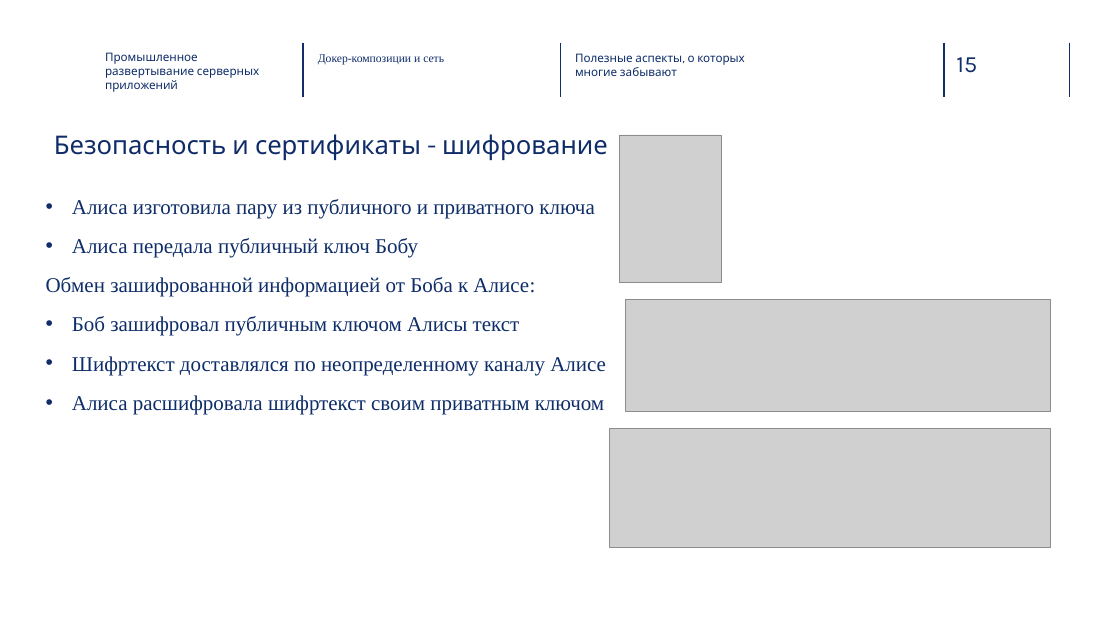
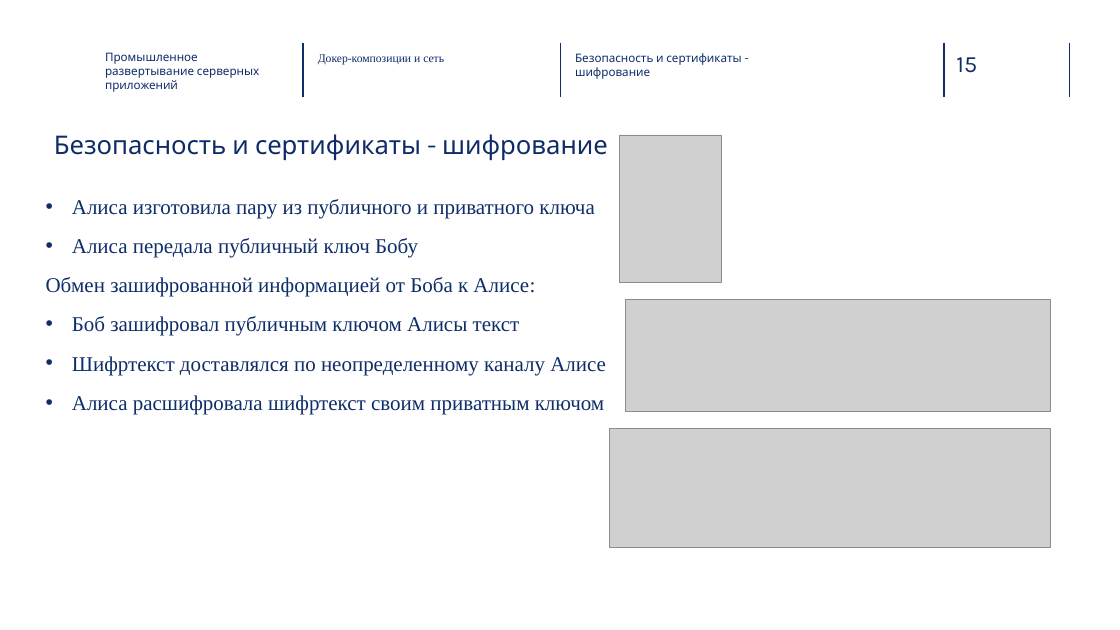
Before and after one commit to Vvil1568/ProductionServerAppDeployment, a slide deck: slide 15 of 2. Докер-композиции и сеть/presentation.pptx. Drawn at 1120x630 pixels with LibreOffice and Linux fonts; fonts in the diff are those of the drawing; grey boxes stand for pictures; background and template pictures are left out. Boxes give left, top, right and bottom in pixels: in the first picture for what was removed or moved away, otherwise in the second. Text is boxed around its words. In the diff, an @@ line names an element or a change of style, - is before the commit and + after.

```diff
--- a/2. Докер-композиции и сеть/presentation.pptx
+++ b/2. Докер-композиции и сеть/presentation.pptx
@@ text at [575, 53, 741, 79]: text changed @@
-Полезные аспекты, о которых многие забывают
+Безопасность и сертификаты - шифрование
```
Also in this commit, not shown: 16 other slides changed.
